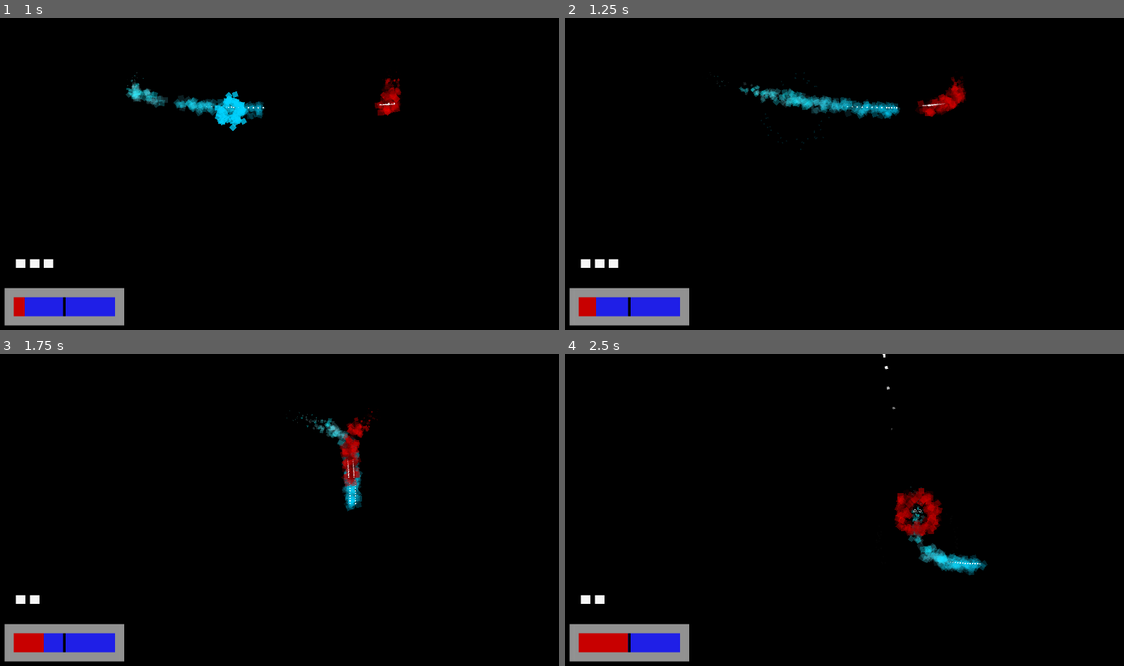
Above: before the commit, frames 1-4 (two rows, left to right).
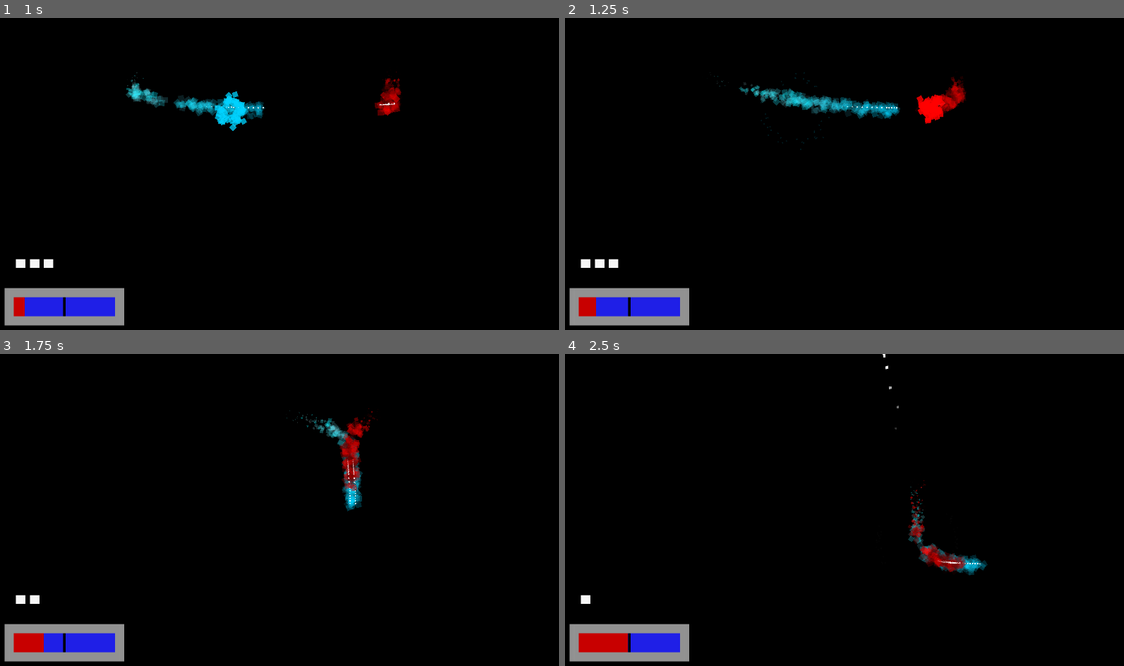
Above: after the commit, the same moments.

Repository: KirbyAndStuff/volatility
Game: Godot game, scene res://world.tscn
Same seed, same stepped clock (60 frames per second), same inputs: the game is played once before the commit and once after it.
Inputs (mouse positions are in pixels of both pictures, inside the frame that each line leads up to):
- Up to frame 1 (1 s): move the mouse to (402, 161) at 0.52 s; hold D (blue_right) from 0.53 s (still down); hold Shift (dash) from 0.53 s (still down)
- Up to frame 2 (1.25 s): keep holding D (blue_right); keep holding Shift (dash)
- Up to frame 3 (1.75 s): move the mouse to (162, 528) at 1.27 s; release D (blue_right) at 1.28 s; release Shift (dash) at 1.28 s; hold S (blue_down) from 1.28 s (still down); tap Shift (dash) at 1.35 s
- Up to frame 4 (2.5 s): move the mouse to (900, 441) at 2.02 s; release S (blue_down) at 2.03 s; press the mouse at (900, 441) at 2.03 s; hold D (blue_right) from 2.03 s (still down); tap Shift (dash) at 2.3 s

Frame 1 is identical in both runs. In frame 2, 0.3% of the frame differs, in the area x 62-69%, y 24-34%; in frame 3, less than 0.1%; in frame 4, 1.4%, in the area x 5-72%, y 3-81%.

Commit message:
made red have a dash to attack the player

Diff:
--- a/particle/enemies/red.gd
+++ b/particle/enemies/red.gd
@@ -3,6 +3,7 @@
 var particlesL: CPUParticles2D
 var particlesR: CPUParticles2D
 var plred_death := preload("res://enemies/red_death.tscn")
+var red_dash_particles := preload("res://enemies/red_dash_particles.tscn")
 
 func _ready():
 	particlesL = $"left eye"
@@ -12,6 +13,10 @@
 var player_chase = false
 var player = null
 var attack_player = false
+var dash_at_player = false
+var red_stamina = 20
+
+@onready var red_dashlength = $Red_DashLength
 
 func _physics_process(delta):
 	if player_chase:
@@ -23,6 +28,10 @@
 	if attack_player and (get_node("../player").i_frames) == false and (get_node("../player").dashi_frames) == false:
 		(get_node("../player").health) -= 1
 		(get_node("../player").i_frames) = true
+	if red_stamina <= 20:
+		red_stamina += 10 * delta
+	if dash_at_player == true:
+		speed = 800
 
 func _on_playerdeath_body_entered(body):
 	if body.name == "bullet4":
@@ -54,3 +63,29 @@
 func _on_hurts_player_body_exited(body):
 	if body.name == "player":
 		attack_player = false
+
+
+func _on_player_dash_distance_body_entered(body):
+	if body.name == "player" and red_stamina > 19:
+		red_stamina -= 20
+		var effect := red_dash_particles.instantiate()
+		effect.position = position
+		get_parent().add_child(effect)
+		await get_tree().create_timer(0.5).timeout
+		dash_at_player = true
+		red_dashlength.start()
+
+func _on_player_dash_distance_body_exited(body):
+	if body.name == "player" and red_stamina > 19:
+		red_stamina -= 20
+		var effect := red_dash_particles.instantiate()
+		effect.position = position
+		get_parent().add_child(effect)
+		await get_tree().create_timer(0.5).timeout
+		dash_at_player = true
+		red_dashlength.start()
+
+
+func _on_red_dash_length_timeout() -> void:
+	speed = 300
+	dash_at_player = false
--- a/particle/enemies/red.tscn
+++ b/particle/enemies/red.tscn
@@ -23,6 +23,9 @@
 
 [sub_resource type="CircleShape2D" id="CircleShape2D_g07hy"]
 radius = 25.318
+
+[sub_resource type="CircleShape2D" id="CircleShape2D_awomf"]
+radius = 201.002
 
 [node name="red" type="CharacterBody2D"]
 script = ExtResource("1_320g4")
@@ -88,7 +91,7 @@
 collision_mask = 2
 
 [node name="CollisionShape2D" type="CollisionShape2D" parent="player_detection"]
-position = Vector2(0, -38)
+position = Vector2(1, -20)
 shape = SubResource("CircleShape2D_sdnrw")
 
 [node name="hurts_player" type="Area2D" parent="."]
@@ -97,8 +100,21 @@
 position = Vector2(1, -20)
 shape = SubResource("CircleShape2D_g07hy")
 
+[node name="player_dash_distance" type="Area2D" parent="."]
+
+[node name="CollisionShape2D" type="CollisionShape2D" parent="player_dash_distance"]
+position = Vector2(1, -20)
+shape = SubResource("CircleShape2D_awomf")
+
+[node name="Red_DashLength" type="Timer" parent="."]
+wait_time = 0.5
+one_shot = true
+
 [connection signal="body_entered" from="playerdeath" to="." method="_on_playerdeath_body_entered"]
 [connection signal="body_entered" from="player_detection" to="." method="_on_player_detection_body_entered"]
 [connection signal="body_exited" from="player_detection" to="." method="_on_player_detection_body_exited"]
 [connection signal="body_entered" from="hurts_player" to="." method="_on_hurts_player_body_entered"]
 [connection signal="body_exited" from="hurts_player" to="." method="_on_hurts_player_body_exited"]
+[connection signal="body_entered" from="player_dash_distance" to="." method="_on_player_dash_distance_body_entered"]
+[connection signal="body_exited" from="player_dash_distance" to="." method="_on_player_dash_distance_body_exited"]
+[connection signal="timeout" from="Red_DashLength" to="." method="_on_red_dash_length_timeout"]
--- /dev/null
+++ b/particle/enemies/red_dash_particles.gd
@@ -0,0 +1,4 @@
+extends CPUParticles2D
+
+func _ready():
+	emitting = true
--- /dev/null
+++ b/particle/enemies/red_dash_particles.tscn
@@ -0,0 +1,34 @@
+[gd_scene load_steps=4 format=3 uid="uid://cq5c7nslwpouu"]
+
+[ext_resource type="Script" path="res://enemies/red_dash_particles.gd" id="1_4cjy3"]
+
+[sub_resource type="Curve" id="Curve_7npgd"]
+_data = [Vector2(0, 1), 0.0, 0.0, 0, 0, Vector2(1, 0), 0.0, 0.0, 0, 0]
+point_count = 2
+
+[sub_resource type="Gradient" id="Gradient_y8813"]
+offsets = PackedFloat32Array(0, 0.794702)
+colors = PackedColorArray(1, 1, 1, 1, 1, 1, 1, 0)
+
+[node name="red_dash_particles" type="CPUParticles2D"]
+emitting = false
+amount = 50
+lifetime = 0.5
+one_shot = true
+explosiveness = 1.0
+emission_shape = 1
+emission_sphere_radius = 25.0
+spread = 180.0
+gravity = Vector2(0, 0)
+initial_velocity_min = 300.0
+initial_velocity_max = 300.0
+angular_velocity_min = -180.0
+angular_velocity_max = 180.0
+angle_min = -180.0
+angle_max = 180.0
+scale_amount_min = 20.0
+scale_amount_max = 20.0
+scale_amount_curve = SubResource("Curve_7npgd")
+color = Color(1, 0, 0, 1)
+color_ramp = SubResource("Gradient_y8813")
+script = ExtResource("1_4cjy3")
Not shown: 1 places in particle/enemies/red.tscn that only renumber resources
